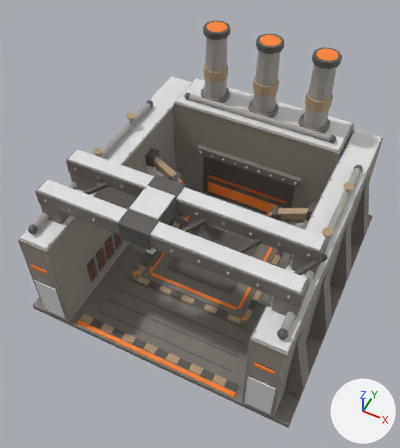
The glTF model game/models/crucible_advanced_assembly.glb: old version first, new version second.
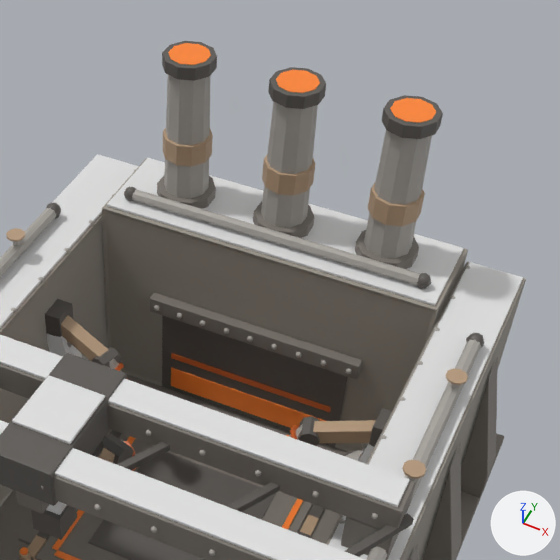
There are two pictures of each version: one whole from a camera (50 mm lens) standing at (12.7, -28.3, 39.6) and looking at (-0.3, -2.1, 6.9), one close up on the part from 31% to 100% of the width and 0% to 62% of the height. Lighting does not change. The marker at lower right points along +X, +Y and +Z. The older version's two pictures come first. Vertices at exactly the same position are counted once.

The older version as bpy lines, for what is in view:
```python
me_body = bpy.data.meshes.new('Body')
me_body.from_pydata(...)  # 4708 vertices, 8708 faces; spans x -11.4..11.4, y -11.5..11.4, z 0.0..17.0
me_body.materials.append(mat_defaultmaterial)
ob_body = bpy.data.objects.new('Body', me_body)
ob_body.location = (0.0, 0.0, 0.0)
```
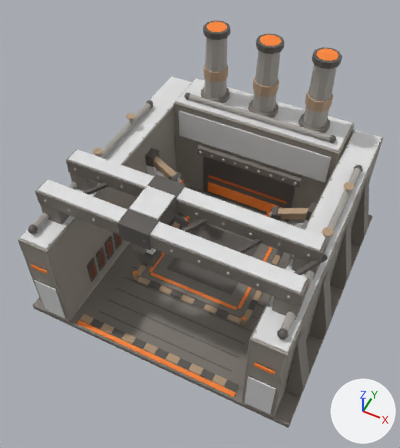
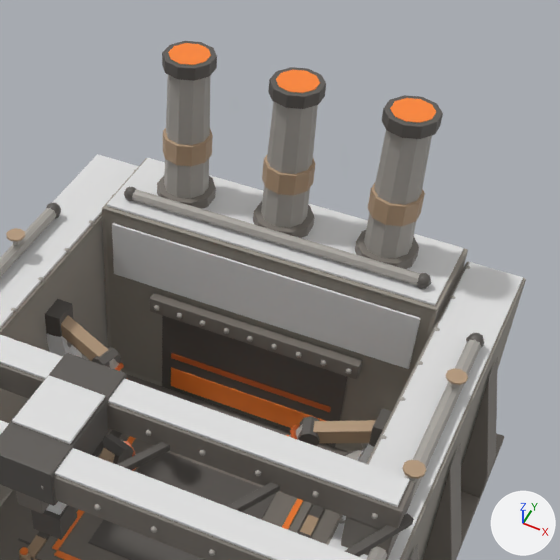
Diff of the bpy script that builds the scene:
```diff
--- a/game/models/crucible_advanced_assembly.glb.py
+++ b/game/models/crucible_advanced_assembly.glb.py
@@ me_body @@
 # used by ob_body; location = (0.0, 0.0, 0.0)
-me_body.from_pydata(...)  # 4708 vertices, 8708 faces; spans x -11.4..11.4, y -11.5..11.4, z 0.0..17.0
+me_body.from_pydata(...)  # 4732 vertices, 8752 faces; spans x -11.4..11.4, y -11.5..11.4, z 0.0..17.0
+# me_body part 1: the loose piece of 24 vertices spanning x -5.0..5.0, y 6.6..7.1, z 5.6..6.4 is copied, and the copy is scaled about its middle by (1.4, 0.183, 3.69), then moved by (0.0, 0.1, 2.2); it spans x -7.0..7.0, y 6.9..7.0, z 6.8..9.6
 me_body.materials.append(mat_defaultmaterial)
```

Pixel boxes (x1, y1, x2, y2) of what changed, in the close-ups (560 x 560 px):
part 1 of me_body, added: after (112, 223, 421, 369)
